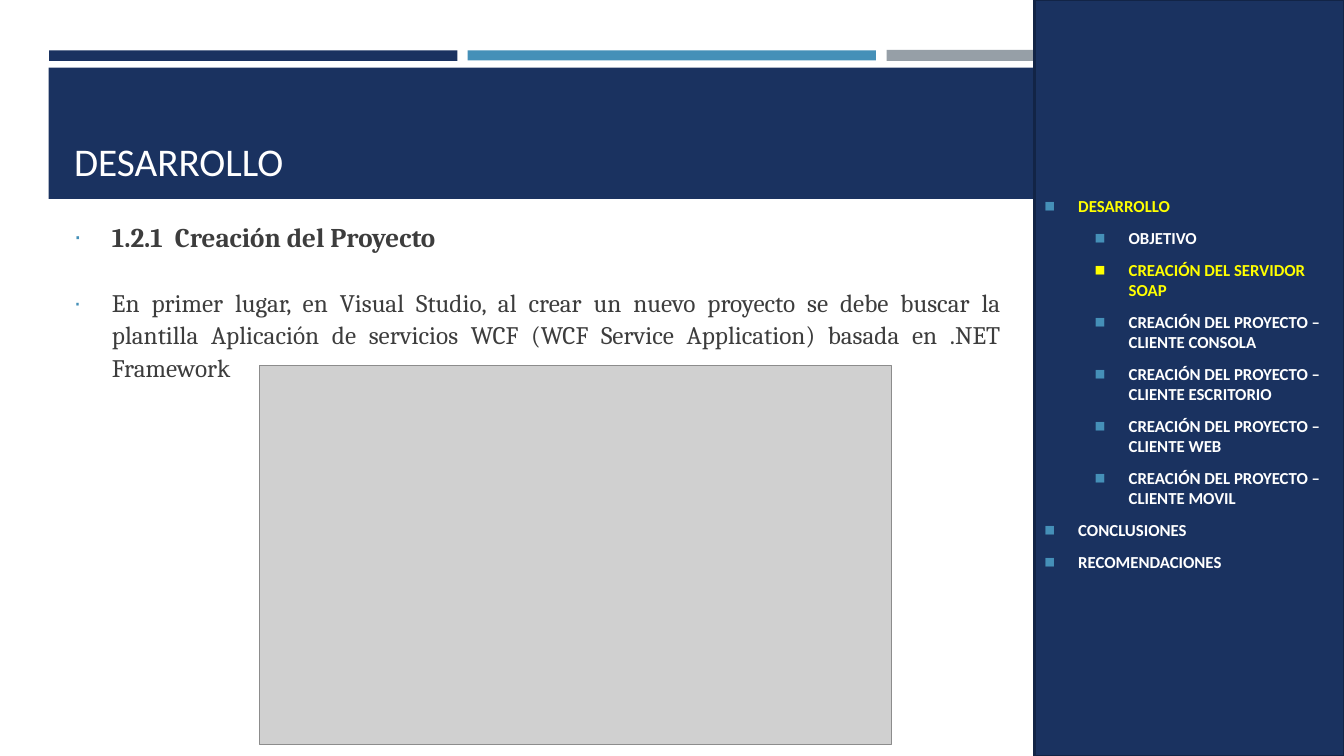
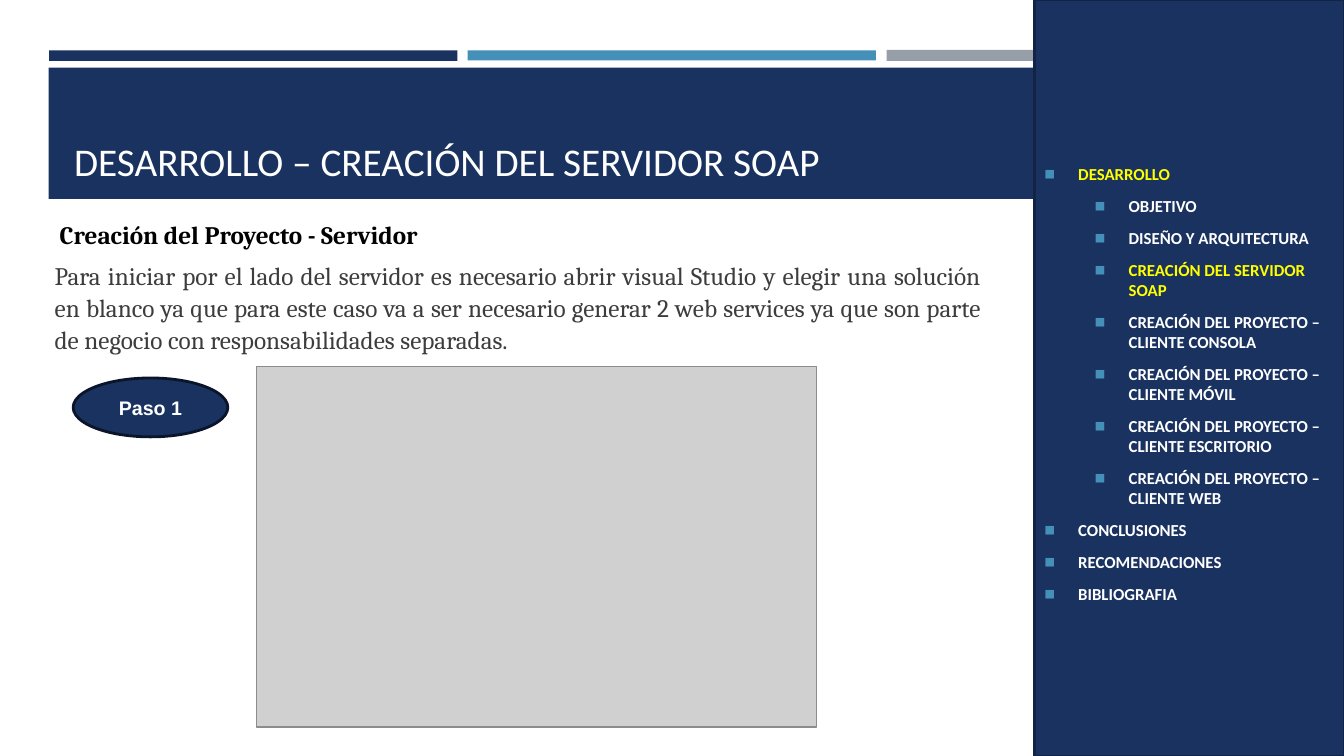
Before and after one commit to ArielGuevara/WS_TicketPremiun_DotNet_SOAP_GR5, a slide deck: slide 12 of 05. DOCUMENTACION/02. MANUAL TECNICO/PRESENTACION_SOAP_ BDD_DOTNET.pptx (slide 4 before the commit). Drawn at 1344x756 pixels with LibreOffice and Linux fonts; fonts in the diff are those of the drawing; grey boxes stand for pictures. Boxes give left, top, right and bottom in pixels: in the first picture for what was removed or moved away, otherwise in the second. Text is boxed around its words. In the diff, an @@ line names an element or a change of style, - is before the commit and + after.

```diff
--- a/05. DOCUMENTACION/02. MANUAL TECNICO/PRESENTACION_SOAP_ BDD_DOTNET.pptx
+++ b/05. DOCUMENTACION/02. MANUAL TECNICO/PRESENTACION_SOAP_ BDD_DOTNET.pptx
@@ title at (x1=74, y1=143, x2=819, y2=177): text changed @@
-DESARROLLO
+DESARROLLO – CREACIÓN DEL SERVIDOR SOAP
@@ text added at (x1=60, y1=226, x2=417, y2=250), 18 pt, text #000000, bold @@
+Creación del Proyecto - Servidor
@@ text in rectangle at (x1=1129, y1=230, x2=1308, y2=246): paragraph added @@
+  ◼ DISEÑO Y ARQUITECTURA
@@ text at (x1=55, y1=267, x2=980, y2=355): text changed @@
-∙ 1.2.1 Creación del Proyecto
-∙ En primer lugar, en Visual Studio, al crear un nuevo proyecto se debe buscar la plantilla Aplicación de servicios WCF (WCF Service Application) basada en .NET Framework
+Para iniciar por el lado del servidor es necesario abrir visual Studio y elegir una solución en blanco ya que para este caso va a ser necesario generar 2 web services ya que son parte de negocio con responsabilidades separadas.
@@ ellipse added at (x1=74, y1=378, x2=228, y2=437), fill #1A3260, outline #0B162A 2 pt, 14 pt, text #FFFFFF, bold @@
+Paso 1
@@ picture resized from (x1=259, y1=366, x2=891, y2=745) to (x1=256, y1=367, x2=817, y2=727) @@
@@ text in rectangle at (x1=1129, y1=366, x2=1308, y2=400): paragraph added @@
+  ◼ CREACIÓN DEL PROYECTO – CLIENTE MÓVIL
@@ text in rectangle at (x1=1129, y1=471, x2=1308, y2=504): paragraph removed @@
-  ◼ CREACIÓN DEL PROYECTO – CLIENTE MOVIL
@@ text in rectangle at (x1=1078, y1=589, x2=1177, y2=600): paragraph added @@
+◼ BIBLIOGRAFIA
```
Also in this commit, not shown: 25 other slides changed, 29 slides added, 55 slides removed, 1 other file.
